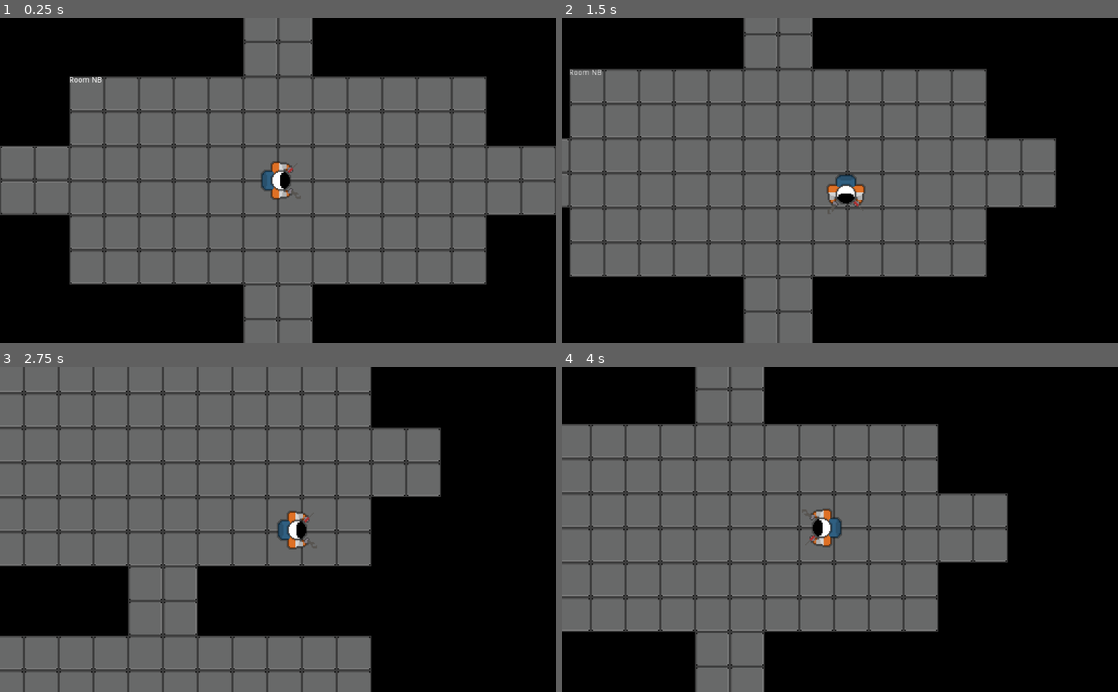
Above: before the commit, frames 1-4 (two rows, left to right).
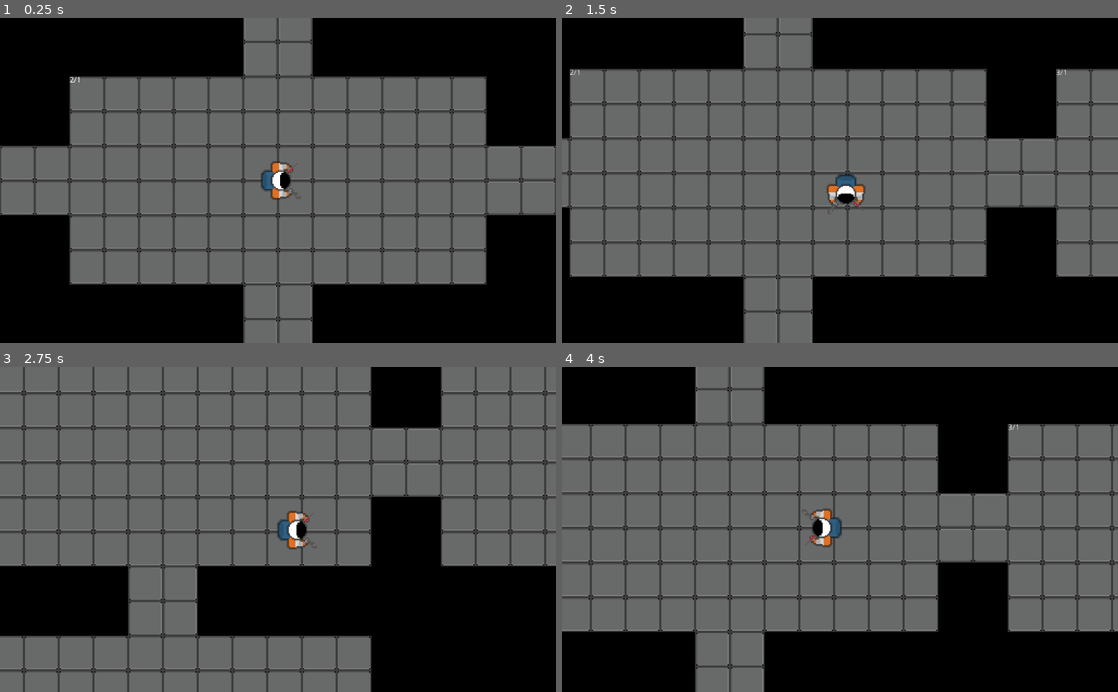
Above: after the commit, the same moments.

Repository: frankakn7/NothingIsPermanent
Game: Godot game, scene res://Main.tscn
The game is run twice, just before and just after one commit, with the same random seed, the same clock (stepped at 60 frames per second) and the same inputs.
Inputs:
- Up to frame 1 (0.25 s): no input
- Up to frame 2 (1.5 s): tap Enter at 0.5 s; hold D (move_right) 0.53-1.28 s; hold S (move_down) from 1.28 s (still down)
- Up to frame 3 (2.75 s): release S (move_down) at 2.03 s; hold D (move_right) from 2.03 s (still down)
- Up to frame 4 (4 s): release D (move_right) at 2.78 s; hold W (move_up) 2.78-3.53 s; hold A (move_left) from 3.53 s (still down)

The runs differ from the first frame. In frame 1, 0.3% of the frame differs, in the area x 0-100%, y 0-61%; in frame 2, 7.4%; in frame 3, 13%; in frame 4, 13%, in the area x 24-100%, y 0-82%.

Commit message:
Infinite room generation but corridors get loaded double

Diff:
--- a/Game_Files/RoomManager.gd
+++ b/Game_Files/RoomManager.gd
@@ -16,41 +16,23 @@
 func _ready():
 	generateRooms()
 
+func generateRooms():
+	for y in range(len(room_layout)):
+		for x in range(len(room_layout[y])):
+			if room_layout[y][x] == 2:
+				generateStartRoom(Vector2(x,y))
+
 func generateNeighbourRooms(id, roomPos):
 	pass
 
-func generateRooms():
-	for y in range(len(room_layout)):
-		rooms.append([])
-		for x in range(len(room_layout[y])):
-			if room_layout[y][x] == 2:
-				generateStartRoom(Vector2(x,y))
-#			# Horizontal Corridors
-#			if x != 0:
-#				var corridor_instance_h = corridor_hor_scene.instance()
-#				corridor_instance_h.set_name("Corridor_%d_%d_H" % [x, y])
-#				add_child(corridor_instance_h)
-#				corridor_instance_h.position = Vector2(room_instance.position.x - room_distance, room_instance.position.y + room_distance)
-#
-#			# Vertical corridor isntance
-#			if y != 0:
-#				var corridor_instance_v = corridor_ver_scene.instance()
-#				corridor_instance_v.set_name("Corridor_%d_%d_V" % [x, y])
-#				add_child(corridor_instance_v)
-#				corridor_instance_v.position = Vector2(room_instance.position.x + room_distance * 2 + (room_distance / 2), room_instance.position.y - room_distance)
-#
-#
-#			room_instance.get_node("DebugControl/DebugRoomNB").text = "%d/%d" % [x, y]
-#			rooms[y].append(room_instance)
-# Called every frame. 'delta' is the elapsed time since the previous frame.
-#func _process(delta):
-#	pass
-
 func generateRoom(offsetVector, parentPosition, parentId):
-	var room_id = parentId - offsetVector
+	var room_id = parentId + offsetVector
+	if room_id in rooms:
+		return			#Room already exists
 	var room_instance = room_scene.instance()
 	room_instance.set_name("Room_%d_%d" % [room_id.x,room_id.y])
 	add_child(room_instance)
+	rooms.append(room_id)
 	room_instance.id = room_id
 	#offset to parent center
 	var room_width = room_instance.tile_pixel_width * room_instance.max_width
@@ -63,6 +45,7 @@
 	room_instance.global_position = Vector2(parentPosition.x + offset_to_room_center_X, parentPosition.y + offset_to_room_center_Y)  + Vector2(offset_to_parent_X - offset_to_room_center_X, offset_to_parent_Y - offset_to_room_center_Y)
 	generateCorridors(room_instance.global_position, room_width, room_height, [offsetVector])
 	room_instance.connect("player_entered", self, "on_Enter")
+	room_instance.get_node("DebugControl/DebugRoomNB").text = "%d/%d" % [room_id.x, room_id.y]
 
 func generateCorridor(roomPos, side, roomWidth, roomHeight):
 	#1/2 of room width + distance 1/2
@@ -87,6 +70,7 @@
 	var room_instance = room_scene.instance()
 	room_instance.set_name("Room_%d_%d" % [id.x,id.y])
 	add_child(room_instance)
+	rooms.append(id)
 	room_instance.id = id
 	var room_width = room_instance.tile_pixel_width * room_instance.max_width
 	var room_height = room_instance.tile_pixel_width * room_instance.max_height
@@ -95,7 +79,11 @@
 	room_instance.global_position = Vector2(0 - offsetX, 0 - offsetY)
 	room_instance.connect("player_entered", self, "on_Enter")
 	generateCorridors(room_instance.global_position, room_width, room_height)
+	room_instance.get_node("DebugControl/DebugRoomNB").text = "%d/%d" % [id.x, id.y]
 
 func on_Enter(id, roomPos):
-	print(id)
+	print(rooms)
 	generateRoom(Vector2(0,1), roomPos, id)
+	generateRoom(Vector2(1,0), roomPos, id)
+	generateRoom(Vector2(-1,0), roomPos, id)
+	generateRoom(Vector2(0,-1), roomPos, id)
